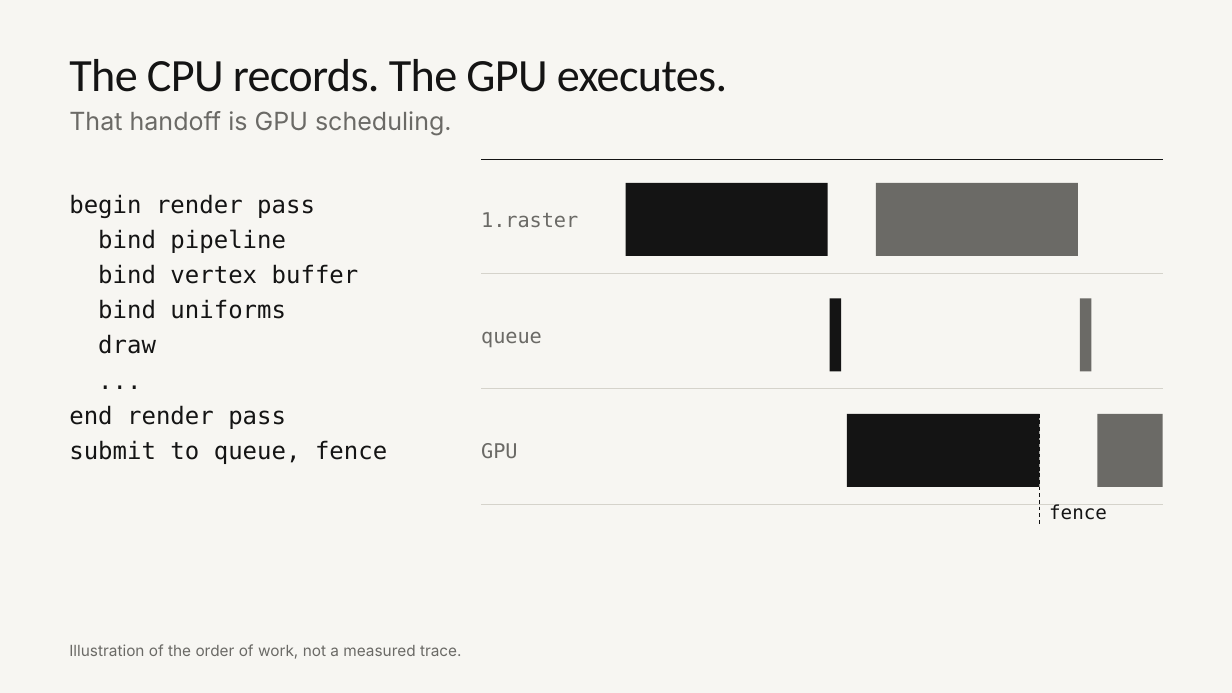
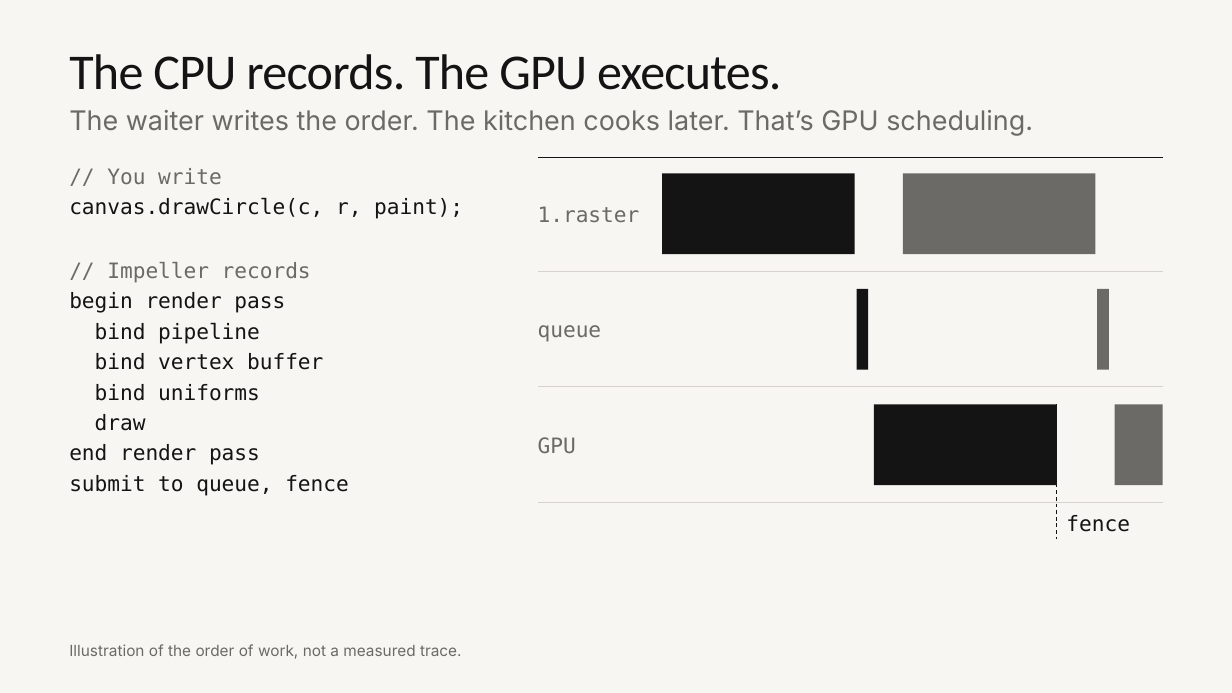
Before and after one commit to cm-collins/fluttercon-demo-app, a slide deck: slide 12 of docs/talk/slides/beyond-skia.pptx (slide 17 before the commit). Drawn at 1232x693 pixels with LibreOffice and Linux fonts; fonts in the diff are those of the drawing; background and template pictures are left out. Boxes give left, top, right and bottom in pixels: in the first picture for what was removed or moved away, otherwise in the second. Text is boxed around its words. In the diff, an @@ line names an element or a change of style, - is before the commit and + after.

```diff
--- a/docs/talk/slides/beyond-skia.pptx
+++ b/docs/talk/slides/beyond-skia.pptx
@@ title "The CPU records. The GPU ..." at (69,54,781,90): size 36 to 39 pt, letter spacing -0.5 to -0.6 pt @@
@@ text at (69,110,1033,136): text changed; size 19.5 to 21 pt @@
-That handoff is GPU scheduling.
+The waiter writes the order. The kitchen cooks later. That’s GPU scheduling.
@@ text at (69,168,463,283): paragraphs added @@
+// You write
+canvas.drawCircle(c, r, paint);
+// Impeller records
@@ text at (69,168,463,496): paragraph removed @@
-...
@@ text "// You write": place and size @@
-text "// You write" at (69,194,387,464)
+text "// You write" at (69,168,463,496)
@@ text "1.raster": place and size @@
-text "1.raster" at (481,212,578,227)
+text "1.raster" at (538,206,640,222)
@@ line moved from (482, 160) - (1163, 160) to (538, 158) - (1163, 158) @@
@@ rectangle: place and size @@
-rectangle at (626,183,828,256)
+rectangle at (663,174,855,255)
@@ rectangle: place and size @@
-rectangle at (876,183,1079,256)
+rectangle at (903,174,1095,255)
@@ text at (69,292,349,496): size 18.8 to 16.5 pt in "begin render pass", "bind pipeline", "bind vertex buffer", "bind uniforms" and 3 more places; line spacing 1.22 to 1.2 @@
@@ size 15.8 to 16.5 pt in 3 elements at (538,206,640,222), (538,437,576,453), (538,325,602,342) @@
@@ text "queue": place and size @@
-text "queue" at (481,331,542,347)
+text "queue" at (538,325,602,342)
@@ line moved from (482, 274) - (1163, 274) to (538, 272) - (1163, 272) @@
@@ rectangle: place and size @@
-rectangle at (830,299,841,372)
+rectangle at (857,288,868,370)
@@ rectangle: place and size @@
-rectangle at (1080,299,1092,372)
+rectangle at (1098,288,1109,370)
@@ line moved from (482, 389) - (1163, 389) to (538, 387) - (1163, 387) @@
@@ text "GPU": place and size @@
-text "GPU" at (481,443,517,458)
+text "GPU" at (538,437,576,453)
@@ rectangle: place and size @@
-rectangle at (848,414,1040,487)
+rectangle at (874,405,1057,486)
@@ line moved from (1040, 414) - (1040, 524) to (1057, 405) - (1057, 539) @@
@@ rectangle: place and size @@
-rectangle at (1098,414,1164,487)
+rectangle at (1115,405,1163,486)
@@ line moved from (482, 505) - (1163, 505) to (538, 503) - (1163, 503) @@
@@ text "fence": place and size @@
-text "fence" at (1049,504,1107,520)
+text "fence" at (1066,515,1130,532)
@@ text "fence" at (1066,515,1130,532): size 15 to 16.5 pt @@
```
Also in this commit, not shown: 23 other slides changed, 4 slides added, 10 slides removed, 11 other files.
